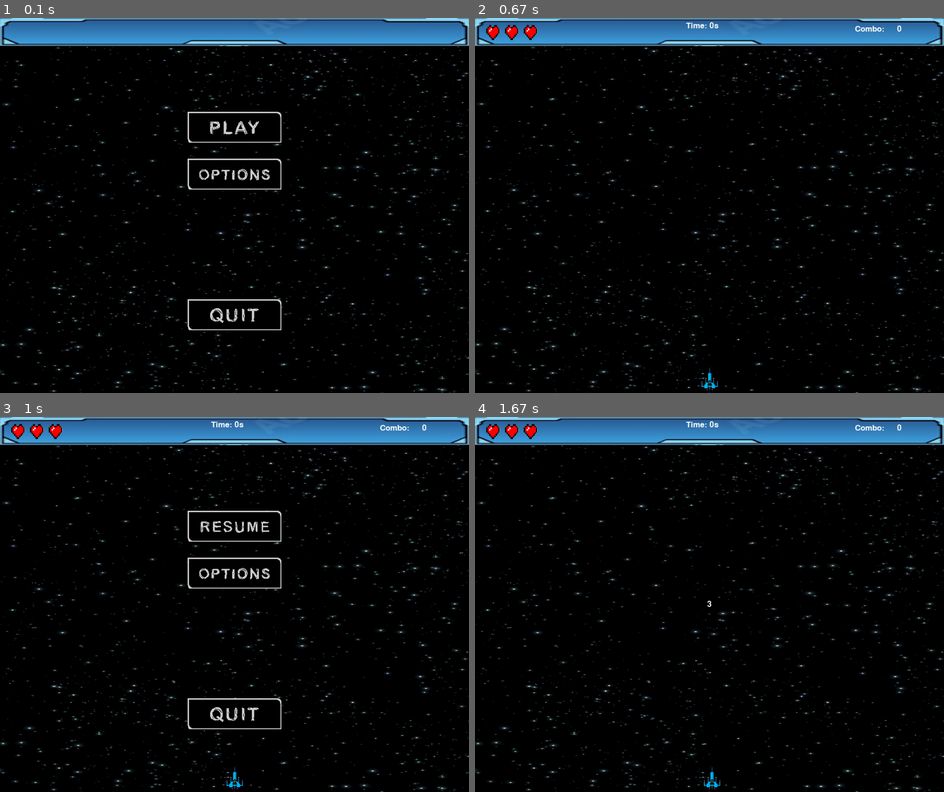
Above: before the commit, frames 1-4 (two rows, left to right).
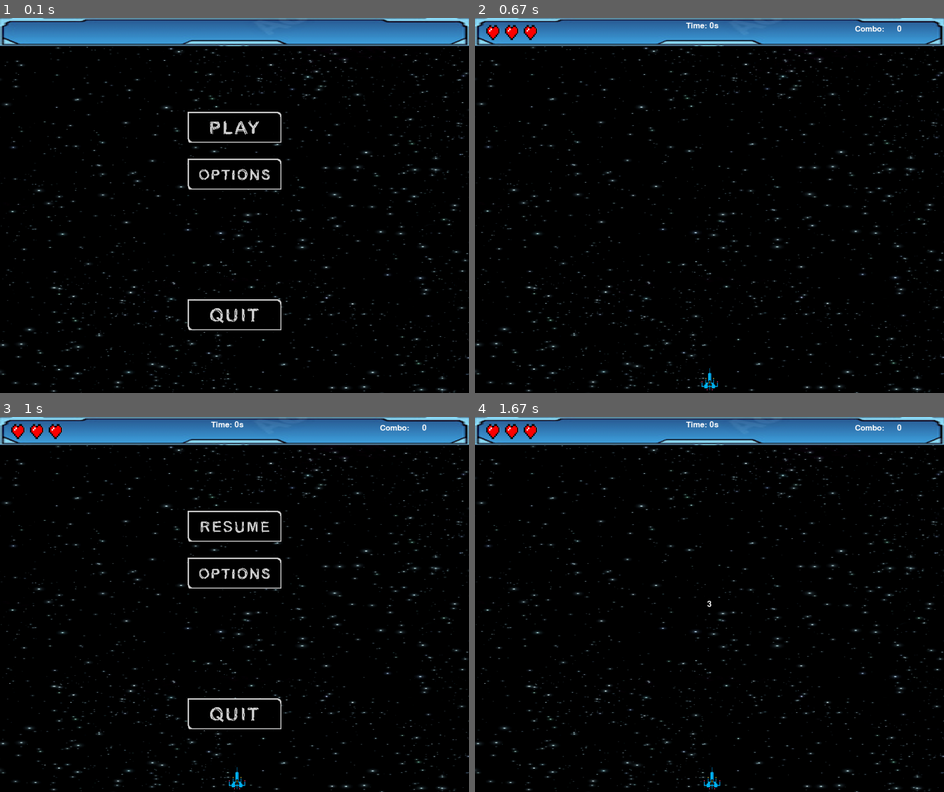
Above: after the commit, the same moments.

Repository: dimitar-st-atanasov/pygame_space_survivor
Game: pygame game, started from main.py
The game is run twice, just before and just after one commit, with the same random seed, the same clock (stepped at 60 frames per second) and the same inputs.
Inputs (mouse positions are in pixels of both pictures, inside the frame that each line leads up to):
- Up to frame 1 (0.1 s): no input
- Up to frame 2 (0.67 s): click (709, 126) at 0.38 s
- Up to frame 3 (1 s): hold Esc from 0.67 s (still down); hold Right from 0.67 s (still down); move the mouse to (215, 619) at 0.7 s
- Up to frame 4 (1.67 s): release Esc at 1.13 s; release Right at 1.13 s; click (709, 525) at 1.23 s

Frames 1-2 are identical in both runs. In frame 3, 0.1% of the frame differs, in the area x 46-60%, y 25-100%; in frame 4, nothing differs.

Commit message:
Fix Options and Quit button

Diff:
--- a/assets/sounds.py
+++ b/assets/sounds.py
@@ -16,7 +16,7 @@
 menu_song = pygame.mixer.Sound("resources/sounds/menu_song.wav")
 
 # Volume setup
-def set_default_volumes():
+def set_default_audio_volumes():
     shoot_single.set_volume(0.1)
     shoot_double.set_volume(0.1)
     destroy_missile.set_volume(1.0)
@@ -29,4 +29,7 @@
     game_over.set_volume(1.0)
     upgrade.set_volume(0.8)
     generate_heart.set_volume(0.7)
+
+# Music setup
+def set_default_music_volumes():
     menu_song.set_volume(1.0)
--- a/main.py
+++ b/main.py
@@ -1,3 +1,5 @@
+# main.py
+import sys
 import pygame
 import time
 import random
@@ -5,29 +7,39 @@
 
 import constants
 import utils
-from assets import sounds
+from assets import sounds, images
 from menus.start_menu import show_start_menu
+from menus.options_menu import show_options_menu
 
 pygame.display.set_caption(constants.GAME_NAME)
 
-def main():
-
-    run = True
-
-    show_start_menu()
-
-    player = pygame.Rect(480, constants.HEIGHT - constants.SPACESHIP_HEIGHT - 5, constants.SPACESHIP_WIDTH, constants.SPACESHIP_HEIGHT)
+
+def run_game():
+    """Main outer loop for menus."""
+    while True:
+        action = show_start_menu()
+        if action == "play":
+            game_loop()
+        elif action == "options":
+            show_options_menu()  # ignore "back" here, loop again to show start menu
+        elif action == "quit":
+            pygame.quit()
+            sys.exit()
+
+
+def game_loop():
+    """Actual game logic loop."""
+    # --- GAME INITIALIZATION ---
+    player = pygame.Rect(480, constants.HEIGHT - constants.SPACESHIP_HEIGHT - 5,
+                         constants.SPACESHIP_WIDTH, constants.SPACESHIP_HEIGHT)
     clock = pygame.time.Clock()
-
-    # FIXME The time to show minutes and seconds. Not only seconds
     start_time = time.time()
-    elapsed_time = 0
     paused_time = 0
 
     asteroid_count = 0
-    asteroid_add_increment = 3000 # Respawn time gap of falling asteroids
-    missile_add_increment = 2000 # Starting respawn time gap of falling missiles
     missile_count = 0
+    asteroid_add_increment = 3000
+    missile_add_increment = 2000
     min_distance = constants.MISSILE_WIDTH * 2
 
     lasers = []
@@ -35,132 +47,154 @@
     missiles = []
     extra_points = []
     extra_life_hearts = []
-
     life_hearts = 3
-
     last_minute = 0
     last_shot_time = 0
     last_crash_time = 0
     current_hit_time = 0
     combo_missile_destroyed = 0
-
     hit = False
     helper = False
     activate_asteroids = False
     shield_enabled = False
     extra_life_heart_enabled = False
-
     last_minute_increment = 1
 
+    run = True
+
     while run:
-        dt = clock.tick(60)   # milliseconds since last frame
+        dt = clock.tick(60)
         missile_count += dt
         asteroid_count += dt
         elapsed_time = time.time() - start_time - paused_time
 
-        # Earn extra lifes
-        current_minute = int(elapsed_time // 60)  # Convert elapsed time to full minutes
+        # --- handle minutes / extra lives ---
+        current_minute = int(elapsed_time // 60)
         if current_minute > last_minute:
             if life_hearts < 5:
                 life_hearts += 1
-                activate_asteroids = True
+            activate_asteroids = True
             last_minute = current_minute
 
+        # --- spawn asteroids / missiles ---
         if activate_asteroids and asteroid_count > asteroid_add_increment:
             utils.spawn_asteroids(asteroids, missiles, min_distance)
             asteroid_count = 0
-
         if missile_count > missile_add_increment:
             utils.spawn_missiles(asteroids, missiles, min_distance)
             missile_add_increment = max(250, missile_add_increment - 30)
             missile_count = 0
 
-        # MOVE player - left, right, up and down
+        # --- handle input ---
         keys = pygame.key.get_pressed()
-        if keys[pygame.K_LEFT] and player.x - constants.PLAYER_VEL - 5 >= 0:
+        if keys[K_LEFT] and player.x - constants.PLAYER_VEL - 5 >= 0:
             player.x -= constants.PLAYER_VEL
-        if keys[pygame.K_RIGHT] and player.x + constants.PLAYER_VEL + player.width + 5 <= constants.WIDTH:
+        if keys[K_RIGHT] and player.x + constants.PLAYER_VEL + player.width + 5 <= constants.WIDTH:
             player.x += constants.PLAYER_VEL
-        if keys[pygame.K_UP] and player.y - constants.PLAYER_VEL - 65 >= 0:
+        if keys[K_UP] and player.y - constants.PLAYER_VEL - 65 >= 0:
             player.y -= constants.PLAYER_VEL
-        if keys[pygame.K_DOWN] and player.y + constants.PLAYER_VEL + player.height + 5 <= constants.HEIGHT:
+        if keys[K_DOWN] and player.y + constants.PLAYER_VEL + player.height + 5 <= constants.HEIGHT:
             player.y += constants.PLAYER_VEL
-        if keys[pygame.K_SPACE]:
+        if keys[K_SPACE]:
             current_time = time.time()
-            if helper == False and ((len(lasers) <= 0 and current_time - last_shot_time >= 0.4) or current_time - last_shot_time >= 0.7):
-                laser = pygame.Rect(player.x + constants.SPACESHIP_WIDTH // 2 - constants.LASER_WIDTH // 2, player.y, constants.LASER_WIDTH, constants.LASER_HEIGHT)
+            if not helper and ((len(lasers) <= 0 and current_time - last_shot_time >= 0.4) or current_time - last_shot_time >= 0.7):
+                laser = pygame.Rect(player.x + constants.SPACESHIP_WIDTH // 2 - constants.LASER_WIDTH // 2,
+                                    player.y, constants.LASER_WIDTH, constants.LASER_HEIGHT)
                 constants.SHOOT_SINGLE_CHANNEL.play(sounds.shoot_single)
                 lasers.append(laser)
                 last_shot_time = current_time
             if helper and ((len(lasers) <= 1 and current_time - last_shot_time >= 0.4) or current_time - last_shot_time >= 0.7):
-                laser1 = pygame.Rect(player.x + constants.SPACESHIP_WIDTH // 2 - constants.LASER_WIDTH // 2 - 7, player.y, constants.LASER_WIDTH, constants.LASER_HEIGHT)
+                laser1 = pygame.Rect(player.x + constants.SPACESHIP_WIDTH // 2 - constants.LASER_WIDTH // 2 - 7,
+                                     player.y, constants.LASER_WIDTH, constants.LASER_HEIGHT)
                 lasers.append(laser1)
-                laser2 = pygame.Rect(player.x + constants.SPACESHIP_WIDTH // 2 - constants.LASER_WIDTH // 2 + 7, player.y, constants.LASER_WIDTH, constants.LASER_HEIGHT)
+                laser2 = pygame.Rect(player.x + constants.SPACESHIP_WIDTH // 2 - constants.LASER_WIDTH // 2 + 7,
+                                     player.y, constants.LASER_WIDTH, constants.LASER_HEIGHT)
                 constants.SHOOT_DOUBLE_CHANNEL.play(sounds.shoot_double)
                 lasers.append(laser2)
                 last_shot_time = current_time
-        if keys[pygame.K_ESCAPE] or keys[pygame.K_p]:
-            paused_duration = utils.pause_game(player, elapsed_time, asteroids, missiles, lasers, life_hearts, hit, combo_missile_destroyed, shield_enabled, extra_life_hearts)
-            paused_time += paused_duration
-
-        # Update asteroids and missiles
+
+        # --- Pause handling ---
+        if keys[K_ESCAPE] or keys[K_p]:
+            pause_start = time.time()
+            while True:
+                action = utils.pause_game(
+                    player, elapsed_time, asteroids, missiles, lasers,
+                    life_hearts, hit, combo_missile_destroyed,
+                    shield_enabled, extra_life_hearts
+                )
+
+                if action == "resume":
+                    break
+                elif action == "options":
+                    opt_action = show_options_menu()
+                    if opt_action == "back":
+                        continue # FIXME This doesn't work
+                elif action == "quit":
+                    run = False
+                    break
+
+            paused_time += time.time() - pause_start
+
+        # --- update game state ---
         asteroids, life_hearts, shield_enabled, hit, combo_missile_destroyed, last_crash_time = \
-            utils.update_asteroids(asteroids, player, life_hearts, shield_enabled, hit, combo_missile_destroyed, last_crash_time, extra_points, last_minute)
-
+            utils.update_asteroids(asteroids, player, life_hearts, shield_enabled,
+                                   hit, combo_missile_destroyed, last_crash_time,
+                                   extra_points, last_minute)
         missiles, life_hearts, shield_enabled, hit, combo_missile_destroyed, last_crash_time, last_minute_increment = \
-            utils.update_missiles(missiles, player, life_hearts, shield_enabled, hit, combo_missile_destroyed, last_crash_time, extra_points, last_minute, current_minute, last_minute_increment)
-
-        if hit:
-            if time.time() - current_hit_time >= 0.5:  # remove hit image after half a second after a hit
-                hit = False
-
-        # Generate shooting laser and remove lasers and asteroid/missile if hit
+            utils.update_missiles(missiles, player, life_hearts, shield_enabled,
+                                  hit, combo_missile_destroyed, last_crash_time,
+                                  extra_points, last_minute, current_minute, last_minute_increment)
+
+        if hit and time.time() - current_hit_time >= 0.5:
+            hit = False
+
         lasers = utils.update_lasers_position(lasers)
-
         lasers, asteroids, combo_missile_destroyed, helper, shield_enabled = \
             utils.handle_laser_asteroid_collisions(lasers, asteroids, combo_missile_destroyed, helper, shield_enabled)
-
         lasers, missiles, combo_missile_destroyed, helper, shield_enabled, extra_life_heart_enabled = \
-            utils.handle_laser_missile_collisions(lasers, missiles, combo_missile_destroyed, helper, shield_enabled, extra_life_heart_enabled, extra_points, last_minute)
-
+            utils.handle_laser_missile_collisions(lasers, missiles, combo_missile_destroyed, helper,
+                                                  shield_enabled, extra_life_heart_enabled, extra_points, last_minute)
+
+        # --- handle extra life hearts ---
         if extra_life_heart_enabled:
             extra_life_heart_x = random.randint(0, constants.WIDTH - constants.LIFE_HEART_WIDTH)
             extra_life_heart = pygame.Rect(extra_life_heart_x, 60, constants.LIFE_HEART_WIDTH, constants.LIFE_HEART_HEIGHT)
             extra_life_hearts.append(extra_life_heart)
-
-        for extra_life_heart in extra_life_hearts[:]:
-            extra_life_heart.y += constants.EXTRA_LIFE_HEART_VEL
-            if extra_life_heart.y > constants.HEIGHT:
-                extra_life_hearts.remove(extra_life_heart)
-            if extra_life_heart.x + extra_life_heart.width > constants.WIDTH:
-                extra_life_heart.x = constants.WIDTH - extra_life_heart.width
-            if player.colliderect(extra_life_heart):
-                extra_life_hearts.remove(extra_life_heart)
+            extra_life_heart_enabled = False
+
+        for heart in extra_life_hearts[:]:
+            heart.y += constants.EXTRA_LIFE_HEART_VEL
+            if heart.y > constants.HEIGHT:
+                extra_life_hearts.remove(heart)
+                continue
+            if player.colliderect(heart):
+                extra_life_hearts.remove(heart)
                 constants.COLLECT_HEART_CHANNEL.play(sounds.collect_heart)
                 if life_hearts < 5:
                     life_hearts += 1
                 extra_points.append("100")
-            extra_life_heart_enabled = False
-
-        # Game Over
+
+        # --- Game Over ---
         if life_hearts == 0:
             utils.game_over_animation(player, elapsed_time, extra_points)
             action = utils.handle_game_over_input()
-
             if action == "restart":
-                main()
+                return
             elif action == "quit":
                 run = False
 
-        # Exit game with "x" icon
+        # --- handle quit event ---
         for event in pygame.event.get():
             if event.type == pygame.QUIT:
                 run = False
-                break
-
-        utils.draw(player, elapsed_time, asteroids, missiles, lasers, life_hearts, hit, combo_missile_destroyed, shield_enabled, extra_life_hearts)
+
+        # --- draw frame ---
+        utils.draw(player, elapsed_time, asteroids, missiles, lasers,
+                   life_hearts, hit, combo_missile_destroyed, shield_enabled, extra_life_hearts)
 
     pygame.quit()
+    sys.exit()
+
 
 if __name__ == "__main__":
-    main()
+    run_game()
--- a/menus/options_menu.py
+++ b/menus/options_menu.py
@@ -2,22 +2,22 @@
 import constants
 from assets import images, sounds
 
-# Global toggles for audio and music
 audio_enabled = True
 music_enabled = True
 
 def show_options_menu():
     """Display the options menu and handle user input."""
     global audio_enabled, music_enabled
+    pygame.event.clear()
 
     options_menu = True
 
     while options_menu:
-        # Draw background and UI
+        # --- Draw background and UI ---
         constants.WIN.blit(constants.TOOLBAR, (0, 0))
         constants.WIN.blit(constants.BG, (0, 61))
 
-        # Draw buttons depending on toggle states
+        # Draw buttons for visuals (no return value needed)
         if audio_enabled:
             images.audio_button.draw(constants.WIN)
         else:
@@ -32,36 +32,34 @@
 
         pygame.display.update()
 
-        # Event loop
+        # --- Event handling ---
         for event in pygame.event.get():
             if event.type == pygame.QUIT:
                 pygame.quit()
                 return
 
-            # --- Audio toggle ---
-            if audio_enabled and images.audio_button.draw(constants.WIN):
-                _disable_audio()
-                audio_enabled = False
+            if event.type == pygame.MOUSEBUTTONDOWN and event.button == 1:
+                mouse_pos = pygame.mouse.get_pos()
 
-            elif not audio_enabled and images.red_audio_button.draw(constants.WIN):
-                _enable_audio()
-                audio_enabled = True
+                # Use the button's rect for collision
+                if audio_enabled and images.audio_button.rect.collidepoint(mouse_pos):
+                    audio_enabled = False
+                    _disable_audio()
+                elif not audio_enabled and images.red_audio_button.rect.collidepoint(mouse_pos):
+                    audio_enabled = True
+                    _enable_audio()
 
-            # --- Music toggle ---
-            if music_enabled and images.music_button.draw(constants.WIN):
-                sounds.menu_song.set_volume(0.0)
-                music_enabled = False
+                if music_enabled and images.music_button.rect.collidepoint(mouse_pos):
+                    music_enabled = False
+                    _disable_music()
+                elif not music_enabled and images.red_music_button.rect.collidepoint(mouse_pos):
+                    music_enabled = True
+                    _enable_music()
 
-            elif not music_enabled and images.red_music_button.draw(constants.WIN):
-                sounds.menu_song.set_volume(0.3)
-                music_enabled = True
-
-            # --- Back button ---
-            if images.back_button.draw(constants.WIN):
-                options_menu = False
+                if images.back_button.rect.collidepoint(mouse_pos):
+                    return "back"
 
 
-# --- Helper functions ---
 
 def _disable_audio():
     """Mute all sound effects."""
@@ -81,7 +79,14 @@
     ]:
         snd.set_volume(0.0)
 
-
 def _enable_audio():
     """Restore sound effect volumes to defaults."""
-    sounds.set_default_volumes()
+    sounds.set_default_audio_volumes()
+
+def _disable_music():
+    """Mute background music."""
+    sounds.menu_song.set_volume(0.0)
+
+def _enable_music():
+    """Restore music volumes to defaults."""
+    sounds.set_default_music_volumes()
--- a/menus/start_menu.py
+++ b/menus/start_menu.py
@@ -1,16 +1,14 @@
+import sys
 import pygame
 import constants
 from assets import images, sounds
-from .options_menu import show_options_menu
-
-run = False
 
 def show_start_menu():
-    global run
-    start_menu = True
+    pygame.event.clear()
     constants.MENU_SONG_CHANNEL.play(sounds.menu_song, loops=-1)
 
-    while start_menu:
+    while True:
+        # draw buttons
         constants.WIN.blit(constants.TOOLBAR, (0, 0))
         constants.WIN.blit(constants.BG, (0, 61))
         images.play_button.draw(constants.WIN)
@@ -21,11 +19,15 @@
         for event in pygame.event.get():
             if event.type == pygame.QUIT:
                 pygame.quit()
-
-            if images.play_button.draw(constants.WIN):
-                constants.MENU_SONG_CHANNEL.stop()
-                run = True
-                start_menu = False
-
-            if images.options_button.draw(constants.WIN):
-                show_options_menu()
+                sys.exit()
+            if event.type == pygame.MOUSEBUTTONDOWN and event.button == 1:
+                pos = pygame.mouse.get_pos()
+                if images.play_button.rect.collidepoint(pos):
+                    constants.MENU_SONG_CHANNEL.stop()
+                    return "play"
+                elif images.options_button.rect.collidepoint(pos):
+                    constants.MENU_SONG_CHANNEL.stop()
+                    return "options"  # do not call options here
+                elif images.quit_button.rect.collidepoint(pos):
+                    constants.MENU_SONG_CHANNEL.stop()
+                    return "quit"
--- a/utils.py
+++ b/utils.py
@@ -277,41 +277,46 @@
     return lasers, missiles, combo_missile_destroyed, helper, shield_enabled, extra_life_heart_enabled
 
 
-def pause_game(player, elapsed_time, asteroids, missiles, lasers, life_hearts, hit, combo_missile_destroyed, shield_enabled, extra_life_hearts):
-    """
-    Pauses the game, shows menu buttons, and resumes with a 3-2-1 countdown.
-    Returns the time spent paused to adjust elapsed_time in main().
-    """
-    pause_start = time.time()
-    pause = True  # local variable
+def pause_game(player, elapsed_time, asteroids, missiles, lasers,
+               life_hearts, hit, combo_missile_destroyed,
+               shield_enabled, extra_life_hearts):
+    """
+    Pauses the game and shows a pause menu with Resume, Options, and Quit.
+    Returns one of: "resume", "options", "quit".
+    """
     constants.MENU_SONG_CHANNEL.play(sounds.menu_song, loops=-1)
-
-    # Draw pause buttons once
-    images.resume_button.draw(constants.WIN)
-    images.options_button.draw(constants.WIN)
-    images.quit_button.draw(constants.WIN)
-    pygame.display.update()
-
-    # Clear the event queue
-    pygame.event.get()
-
-    while pause:
+    paused = True
+
+    while paused:
+        constants.WIN.blit(constants.BG, (0, 61))
+        constants.WIN.blit(constants.TOOLBAR, (0, 0))
+        draw(player, elapsed_time, asteroids, missiles, lasers,
+             life_hearts, hit, combo_missile_destroyed,
+             shield_enabled, extra_life_hearts)
+
+        resume_clicked = images.resume_button.draw(constants.WIN)
+        options_clicked = images.options_button.draw(constants.WIN)
+        quit_clicked = images.quit_button.draw(constants.WIN)
+
+        pygame.display.update()
+
         for event in pygame.event.get():
             if event.type == pygame.QUIT:
                 pygame.quit()
-                exit()
-
-        # Check resume button
-        if images.resume_button.draw(constants.WIN):
+                return "quit"
+
+        # --- Handle button clicks ---
+        if resume_clicked:
             constants.MENU_SONG_CHANNEL.stop()
-            pause = False
-
-            # Countdown before resuming
-            for _, text in zip(range(3, 0, -1), [texts.three_text, texts.two_text, texts.one_text]):
+            # 3-2-1 countdown before resuming
+            for _, text in zip(range(3, 0, -1),
+                               [texts.three_text, texts.two_text, texts.one_text]):
                 constants.COUNTDOWN_CHANNEL.play(sounds.countdown)
                 constants.WIN.blit(constants.BG, (0, 61))
                 constants.WIN.blit(constants.TOOLBAR, (0, 0))
-                draw(player, elapsed_time, asteroids, missiles, lasers, life_hearts, hit, combo_missile_destroyed, shield_enabled, extra_life_hearts)
+                draw(player, elapsed_time, asteroids, missiles, lasers,
+                     life_hearts, hit, combo_missile_destroyed,
+                     shield_enabled, extra_life_hearts)
                 constants.WIN.blit(
                     text,
                     (constants.WIDTH / 2 - text.get_width() / 2,
@@ -320,15 +325,17 @@
                 pygame.display.update()
                 pygame.time.delay(1000)
 
-            paused_time = time.time() - pause_start
-            return paused_time  # return the pause duration to main()
-
-        # Check quit button
-        if images.quit_button.draw(constants.WIN):
-            pygame.quit()
-            exit()
-
-        pygame.time.delay(50)  # small delay to avoid high CPU usage
+            return "resume"
+
+        elif options_clicked:
+            constants.MENU_SONG_CHANNEL.stop()
+            return "options"
+
+        elif quit_clicked:
+            constants.MENU_SONG_CHANNEL.stop()
+            return "quit"
+
+        pygame.time.delay(50)
 
 
 def game_over_animation(player, elapsed_time, extra_points):
